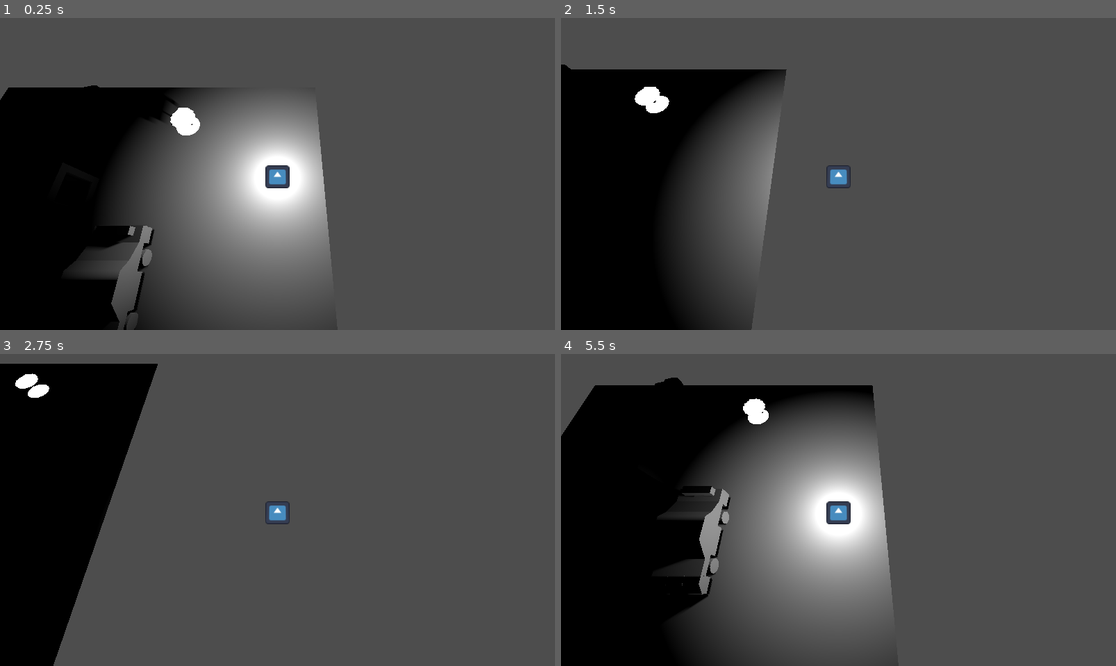
Above: before the commit, frames 1-4 (two rows, left to right).
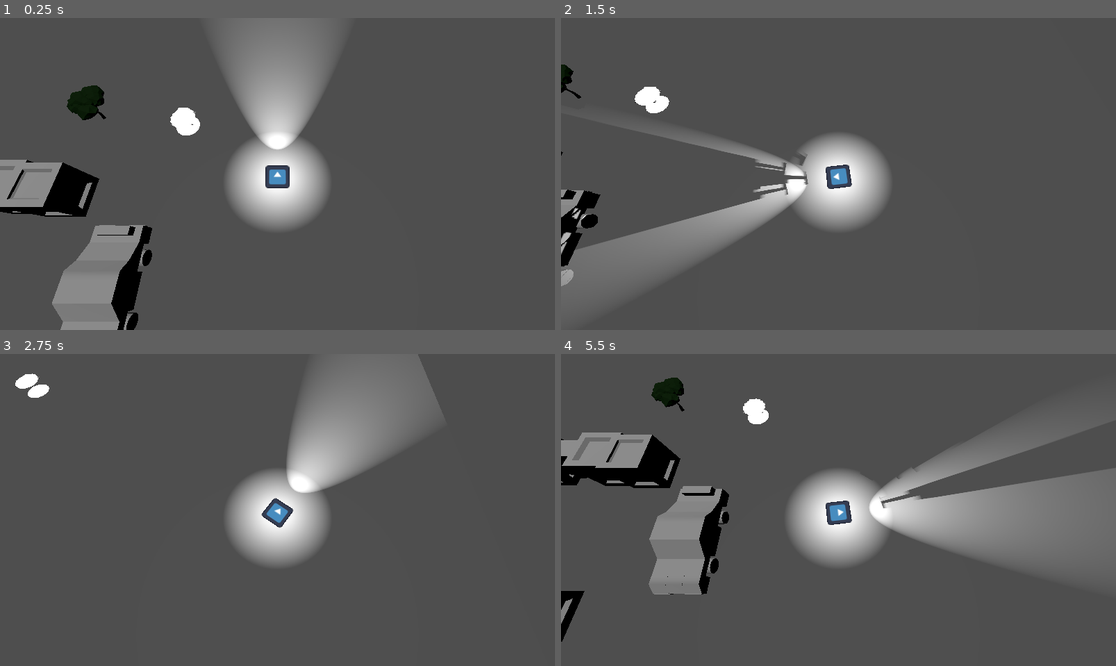
Above: after the commit, the same moments.

Repository: lekaii/Game-project-3
Game: Godot game, scene res://Mainscene.tscn
Same seed, same stepped clock (60 frames per second), same inputs: the game is played once before the commit and once after it. The engine's default icon, where the game draws it, is replaced by a stand-in: a white triangle on a blue panel in a dark square.
Inputs (mouse positions are in pixels of both pictures, inside the frame that each line leads up to):
- Up to frame 1 (0.25 s): no input
- Up to frame 2 (1.5 s): move the mouse to (960, 158) at 0.52 s; hold D (move_right) 0.53-1.28 s; move the mouse to (727, 189) at 1.27 s; hold S (move_down) from 1.28 s (still down)
- Up to frame 3 (2.75 s): move the mouse to (333, 441) at 2.02 s; release S (move_down) at 2.03 s; hold D (move_right) from 2.03 s (still down)
- Up to frame 4 (5.5 s): move the mouse to (810, 572) at 2.77 s; release D (move_right) at 2.78 s; hold W (move_up) 2.78-3.53 s; move the mouse to (1005, 556) at 3.52 s; hold A (move_left) 3.53-5.03 s; move the mouse to (672, 463) at 4.27 s; move the mouse to (866, 510) at 5.02 s; hold S (move_down) from 5.03 s (still down)

The runs differ from the first frame. In frame 1, 37% of the frame differs, in the area x 0-60%, y 0-100%; in frame 2, 30%; in frame 3, 30%; in frame 4, 50%, in the area x 0-100%, y 7-100%.

Commit message:
Flashlight

Diff:
--- a/Mainscene.tscn
+++ b/Mainscene.tscn
@@ -33,35 +33,33 @@
 [node name="door" parent="." instance=ExtResource("3_ga1fi")]
 transform = Transform3D(1, 0, 0, 0, 1, 0, 0, 0, 1, -17.628, 0, 14.7702)
 
+[node name="CSGBox3D" type="CSGBox3D" parent="."]
+transform = Transform3D(50, 0, 0, 0, 50, 0, 0, 0, 50, 0, -25, 4.148)
+
 [node name="ground" parent="." instance=ExtResource("4_7bgwg")]
-transform = Transform3D(10, 0, 0, 0, 10, 0, 0, 0, 10, -5.20166, 4.76837e-07, -23.9876)
+transform = Transform3D(50, 0, 0, 0, 50, 0, 0, 0, 50, -5.20166, 4.76837e-07, -155.104)
+visible = false
 
 [node name="Sample 3" parent="." instance=ExtResource("5_7bgwg")]
 transform = Transform3D(1, 0, 0, 0, 1, 0, 0, 0, 1, -4.54909, 0, 7.26662)
 
 [node name="Ghost" parent="." instance=ExtResource("6_eacfm")]
 transform = Transform3D(0.08, 0, 0, 0, 0.08, 0, 0, 0, 0.08, 0.99831, 0, 8.56802)
-visible = false
 
 [node name="Ghost2" parent="." instance=ExtResource("6_eacfm")]
 transform = Transform3D(0.08, 0, 0, 0, 0.08, 0, 0, 0, 0.08, 2.65906, 9.53674e-07, 12.9244)
-visible = false
 
 [node name="Ghost3" parent="." instance=ExtResource("6_eacfm")]
 transform = Transform3D(0.07, 0, 0, 0, 0.07, 0, 0, 0, 0.07, 1.59191, 0, 9.98833)
-visible = false
 
 [node name="Ghost4" parent="." instance=ExtResource("6_eacfm")]
 transform = Transform3D(0.07, 0, 0, 0, 0.07, 0, 0, 0, 0.07, 4.11132, 0, 10.5881)
-visible = false
 
 [node name="Ghost5" parent="." instance=ExtResource("6_eacfm")]
 transform = Transform3D(0.07, 0, 0, 0, 0.07, 0, 0, 0, 0.07, 4.22757, 6.67572e-08, 13.0381)
-visible = false
 
 [node name="Ghost6" parent="." instance=ExtResource("6_eacfm")]
 transform = Transform3D(0.07, 0, 0, 0, 0.07, 0, 0, 0, 0.07, 7.03545, 0, 10.6875)
-visible = false
 
 [node name="DrownedMan" parent="." instance=ExtResource("7_asxeo")]
 transform = Transform3D(0.08, 0, 0, 0, 0.08, 0, 0, 0, 0.08, -11.8287, 0, 4.6985)
--- a/Player.gd
+++ b/Player.gd
@@ -2,7 +2,36 @@
 @export var movement_speed : float = 500
 var character_direction : Vector3
 
+@onready var camera = $Camera3D
+var rayOrigin = Vector3()
+var rayEnd = Vector3()
+
 func _physics_process(delta):
+	# Define the plane's Y-coordinate
+	var plane_y = 0.0  # Change this to your desired Y-coordinate
+
+	# Calculate the intersection point between the ray and the plane
+	var plane_normal = Vector3(0, 1, 0)  # Normal for a horizontal plane
+	var plane_point = Vector3(0, plane_y, 0)  # A point on the plane
+
+	var mouse_position = camera.get_viewport().get_mouse_position()
+	rayOrigin = camera.project_ray_origin(mouse_position)
+	var rayDirection = camera.project_ray_normal(mouse_position)
+
+# Calculate the denominator for the ray-plane intersection formula
+	var denom = plane_normal.dot(rayDirection)
+
+	var t = -1.0  # Default value to indicate no intersection
+
+	if abs(denom) > 0.0001:  # Ensure the ray is not parallel to the plane
+		t = (plane_point - rayOrigin).dot(plane_normal) / denom
+	if t >= 0:  # Ensure the intersection is in front of the ray origin
+		var intersection_point = rayOrigin + rayDirection * t
+		# Make the Sprite3D look at the intersection point
+		$RotatingPart.look_at(Vector3(intersection_point.x, transform.origin.y, intersection_point.z), Vector3(0, 1, 0))
+
+
+	#Character 2D movement
 	character_direction.x = Input.get_axis("move_left", "move_right")
 	character_direction.z = Input.get_axis("move_up", "move_down")
 
--- a/ghost.tscn
+++ b/ghost.tscn
@@ -22,7 +22,7 @@
 visible = false
 
 [node name="Marker3D" type="Marker3D" parent="."]
-transform = Transform3D(1, 0, 0, 0, -0.768328, 0.640056, 0, -0.640056, -0.768328, 0, 9.38771, 6.17328)
+transform = Transform3D(1, 0, 0, 0, -0.860137, 0.510063, 0, -0.510063, -0.860137, 0, 10.2658, 7.34677)
 
 [node name="ground" parent="Marker3D" instance=ExtResource("1_v5pp4")]
 transform = Transform3D(1, 0, 0, 0, 1, 0, 0, 0, 1, -0.0899534, 0, -2.98388)
@@ -139,7 +139,7 @@
 transform = Transform3D(1, 0, 0, 0, 1, 0, 0, 0, 1, 0, 0, -1.9331)
 
 [node name="ground" parent="." instance=ExtResource("1_v5pp4")]
-transform = Transform3D(1, 0, 0, 0, -0.768328, 0.640056, 0, -0.640056, -0.768328, 0.095592, 15.949, -1.70294)
+transform = Transform3D(1, 0, 0, 0, -0.860137, 0.510063, 0, -0.510063, -0.860137, 0.095592, 15.4945, -1.4706)
 
 [node name="ground2" parent="ground" instance=ExtResource("1_v5pp4")]
 transform = Transform3D(1, 0, 0, 0, 1, 0, 0, 0, 1, 0, 0, -1.94043)
@@ -181,7 +181,7 @@
 transform = Transform3D(1, 0, 0, 0, 1, 0, 0, 0, 1, 0, 0, -1.9331)
 
 [node name="ground2" parent="." instance=ExtResource("1_v5pp4")]
-transform = Transform3D(1, 0, 0, 0, -0.768328, 0.640056, 0, -0.640056, -0.768328, -1.07903, 15.9239, -1.6728)
+transform = Transform3D(1, 0, 0, 0, -0.860137, 0.510063, 0, -0.510063, -0.860137, -1.07903, 15.4745, -1.43686)
 
 [node name="ground2" parent="ground2" instance=ExtResource("1_v5pp4")]
 transform = Transform3D(1, 0, 0, 0, 1, 0, 0, 0, 1, 0, 0, -1.94043)
@@ -202,28 +202,28 @@
 transform = Transform3D(1, 0, 0, 0, 1, 0, 0, 0, 1, 0, 0, -1.9331)
 
 [node name="ground3" parent="." instance=ExtResource("1_v5pp4")]
-transform = Transform3D(1, 0, 0, 0, -0.768328, 0.640056, 0, -0.640056, -0.768328, -2.0654, 16.9524, -2.90739)
+transform = Transform3D(1, 0, 0, 0, -0.860137, 0.510063, 0, -0.510063, -0.860137, -2.0654, 16.2942, -2.81898)
 
 [node name="ground4" parent="." instance=ExtResource("1_v5pp4")]
-transform = Transform3D(1, 0, 0, 0, -0.768328, 0.640056, 0, -0.640056, -0.768328, -1.96971, 18.1927, -4.39625)
+transform = Transform3D(1, 0, 0, 0, -0.860137, 0.510063, 0, -0.510063, -0.860137, -1.96971, 17.2826, -4.48574)
 
 [node name="ground5" parent="." instance=ExtResource("1_v5pp4")]
-transform = Transform3D(1, 0, 0, 0, -0.768328, 0.640056, 0, -0.640056, -0.768328, -3.6755, 18.2785, -4.49933)
+transform = Transform3D(1, 0, 0, 0, -0.860137, 0.510063, 0, -0.510063, -0.860137, -3.6755, 17.3509, -4.60113)
 
 [node name="ground6" parent="." instance=ExtResource("1_v5pp4")]
-transform = Transform3D(1, 0, 0, 0, -0.768328, 0.640056, 0, -0.640056, -0.768328, -0.396845, 18.1873, -4.38979)
+transform = Transform3D(1, 0, 0, 0, -0.860137, 0.510063, 0, -0.510063, -0.860137, -0.396845, 17.2783, -4.47851)
 
 [node name="ground7" parent="." instance=ExtResource("1_v5pp4")]
-transform = Transform3D(1, 0, 0, 0, -0.768328, 0.640056, 0, -0.640056, -0.768328, -3.73795, 19.3237, -5.75401)
+transform = Transform3D(1, 0, 0, 0, -0.860137, 0.510063, 0, -0.510063, -0.860137, -3.73795, 18.1838, -6.00573)
 
 [node name="ground8" parent="." instance=ExtResource("1_v5pp4")]
-transform = Transform3D(1, 0, 0, 0, -0.768328, 0.640056, 0, -0.640056, -0.768328, -0.311477, 19.2562, -5.67292)
+transform = Transform3D(1, 0, 0, 0, -0.860137, 0.510063, 0, -0.510063, -0.860137, -0.311477, 18.1301, -5.91496)
 
 [node name="ground9" parent="." instance=ExtResource("1_v5pp4")]
-transform = Transform3D(1, 0, 0, 0, -0.768328, 0.640056, 0, -0.640056, -0.768328, -1.98384, 19.2909, -5.71462)
+transform = Transform3D(1, 0, 0, 0, -0.860137, 0.510063, 0, -0.510063, -0.860137, -1.98384, 18.1577, -5.96164)
 
 [node name="ground10" parent="." instance=ExtResource("1_v5pp4")]
-transform = Transform3D(1, 0, 0, 0, -0.768328, 0.640056, 0, -0.640056, -0.768328, -2.63199, 20.0369, -6.61005)
+transform = Transform3D(1, 0, 0, 0, -0.860137, 0.510063, 0, -0.510063, -0.860137, -2.63199, 18.7522, -6.96408)
 
 [node name="ground11" parent="." instance=ExtResource("1_v5pp4")]
-transform = Transform3D(1, 0, 0, 0, -0.768328, 0.640056, 0, -0.640056, -0.768328, -1.29986, 20.0462, -6.62127)
+transform = Transform3D(1, 0, 0, 0, -0.860137, 0.510063, 0, -0.510063, -0.860137, -1.29986, 18.7596, -6.97663)
--- a/player.tscn
+++ b/player.tscn
@@ -17,9 +17,18 @@
 transform = Transform3D(2, 0, 0, 0, 0.76556, 1.84768, 0, -1.84768, 0.76556, 0, 10, 4)
 current = true
 
-[node name="Sprite3D" type="Sprite3D" parent="."]
-transform = Transform3D(-1, -8.74228e-08, 3.82137e-15, 0, -4.37114e-08, -1, 8.74228e-08, -1, 4.37114e-08, 0, 0, 0)
+[node name="RotatingPart" type="Marker3D" parent="."]
+
+[node name="Sprite3D" type="Sprite3D" parent="RotatingPart"]
+transform = Transform3D(-1, 8.74228e-08, -3.82137e-15, 0, -4.37114e-08, -1, -8.74228e-08, -1, 4.37114e-08, 0, 0, 0)
 texture = ExtResource("1_4flbx")
+
+[node name="SpotLight3D" type="SpotLight3D" parent="RotatingPart"]
+transform = Transform3D(-2, 1.74846e-07, 1.8445e-14, -1.69349e-07, -1.93712, 0.497549, 4.34971e-08, 0.497549, 1.93712, 0, 1.364, 0)
+light_energy = 8.111
+shadow_enabled = true
+spot_range = 37.557
+spot_angle = 26.82
 
 [node name="OmniLight3D" type="OmniLight3D" parent="."]
 transform = Transform3D(2, 0, 0, 0, 2, 0, 0, 0, 2, 0, 1.31428, 0)
@@ -27,7 +36,7 @@
 light_size = 0.546
 shadow_enabled = true
 shadow_blur = 0.202
-omni_range = 9.81508
+omni_range = 3.311
 
 [node name="CollisionShape3D" type="CollisionShape3D" parent="."]
 transform = Transform3D(1, 0, 0, 0, 1, 0, 0, 0, 1, 0, 0.871343, 0)
@@ -35,3 +44,7 @@
 
 [node name="Character" parent="." instance=ExtResource("3_i3pqv")]
 visible = false
+
+[node name="DirectionalLight3D" type="DirectionalLight3D" parent="."]
+transform = Transform3D(2, 0, 0, 0, -8.74228e-08, 2, 0, -2, -8.74228e-08, 0, 5.92304, 0)
+light_energy = 0.25
